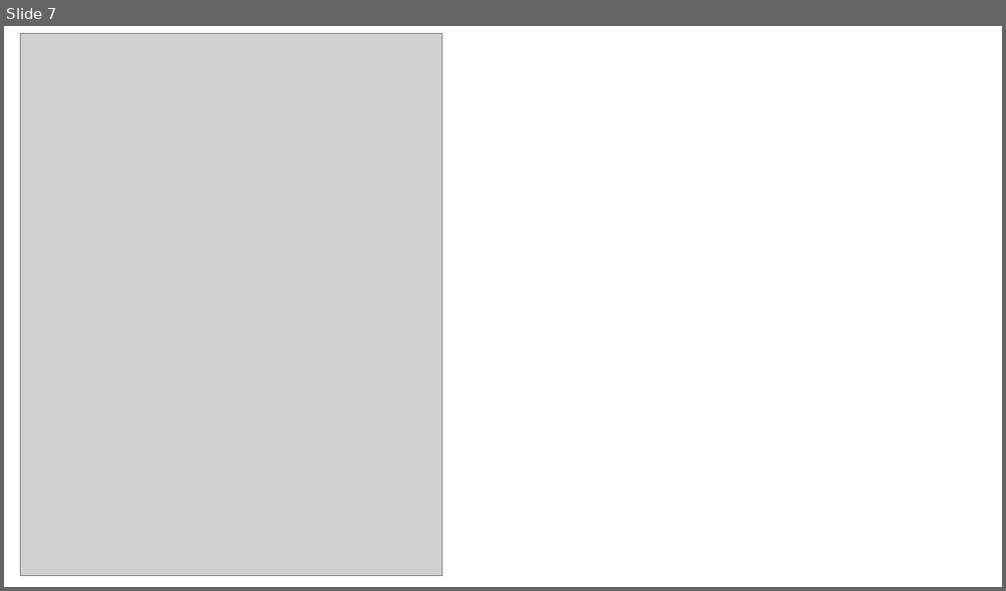
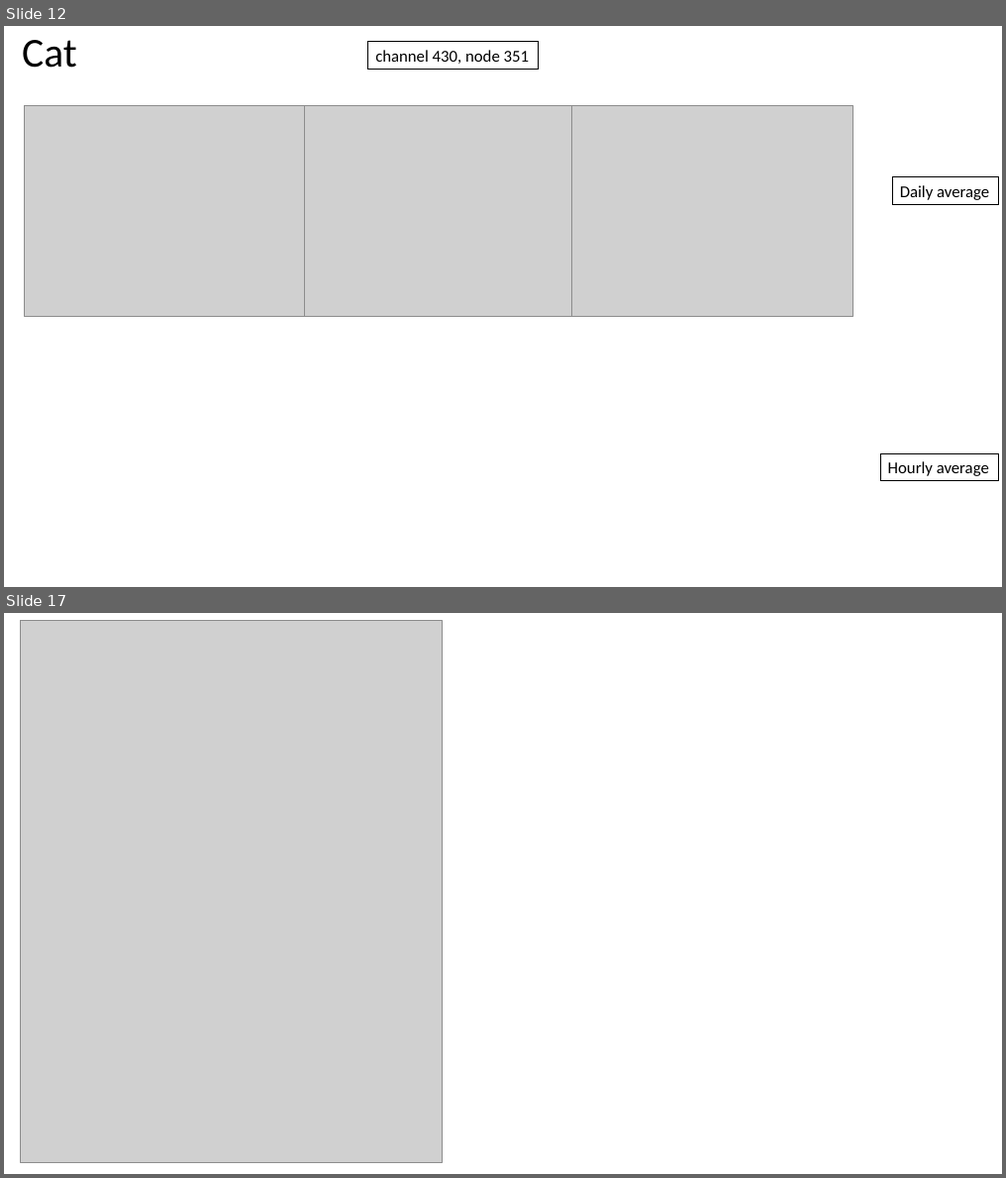
Before and after one commit to BDO-Science/contour-zone-of-influence, a slide deck: figures/zoi_figures.pptx. Shown one above the other, each under a label of ours: slide 7 before the commit, slides 12 and 17 after it; the slides between them are not shown. The pictures are 1006x591 and 1006x1178 pixels, drawn with LibreOffice and Linux fonts; fonts in the diff are those of the drawing; grey boxes stand for pictures. Boxes give left, top, right and bottom in pixels: in the first picture for what was removed or moved away, otherwise in the second. Text is boxed around its words. In the diff, an @@ line names an element or a change of style, - is before the commit and + after.

```diff
--- a/figures/zoi_figures.pptx
+++ b/figures/zoi_figures.pptx
@@ slide 12 added at (4,26,1002,587), background #FFFFFF @@
@@ title added at (22,40,77,68), 39.6 pt, text #000000 @@
+Cat
@@ rectangle added at (368,42,540,70), outline #000000 0.75 pt, 16 pt, text #000000 @@
+channel 430, node 351
@@ picture added at (24,105,305,316) @@
@@ picture added at (305,105,586,316) @@
@@ picture added at (572,105,853,316) @@
@@ rectangle added at (893,177,998,205), outline #000000 0.75 pt, 16 pt, text #000000 @@
+Daily average
@@ rectangle added at (880,455,998,482), outline #000000 0.75 pt, 16 pt, text #000000 @@
+Hourly average
@@ what was slide 7 is now slide 17 @@
```
Also in this commit, not shown: 9 other slides added, 1 slide removed, 2 other files.
